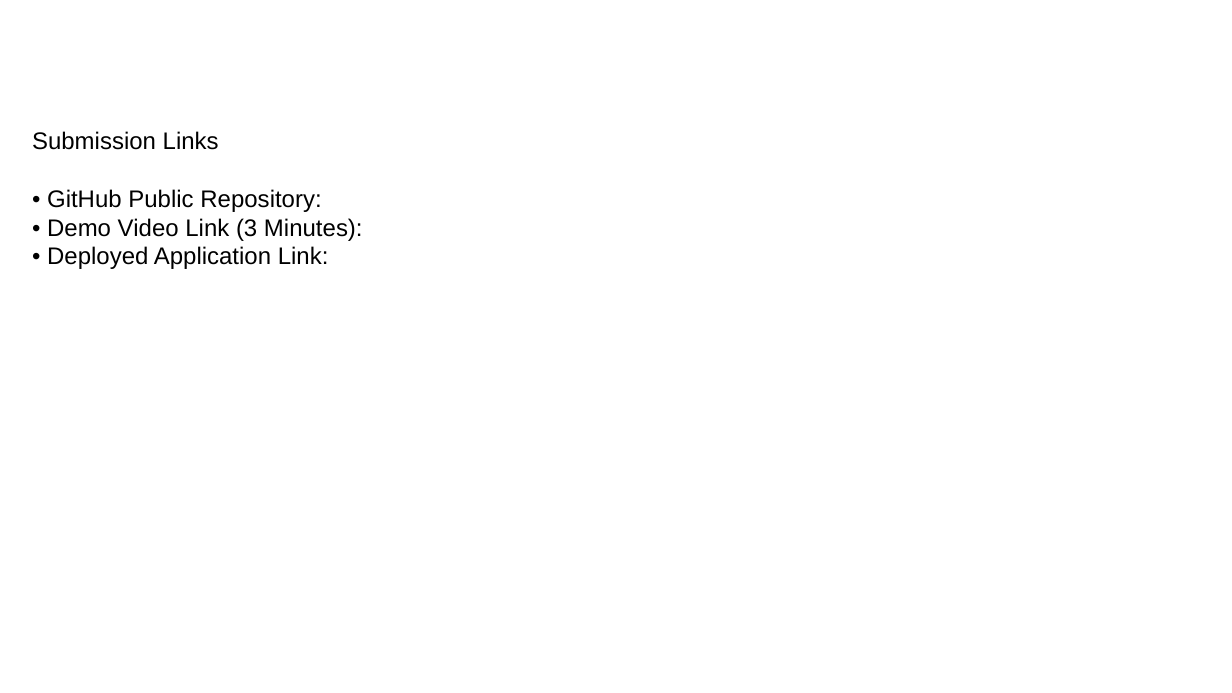
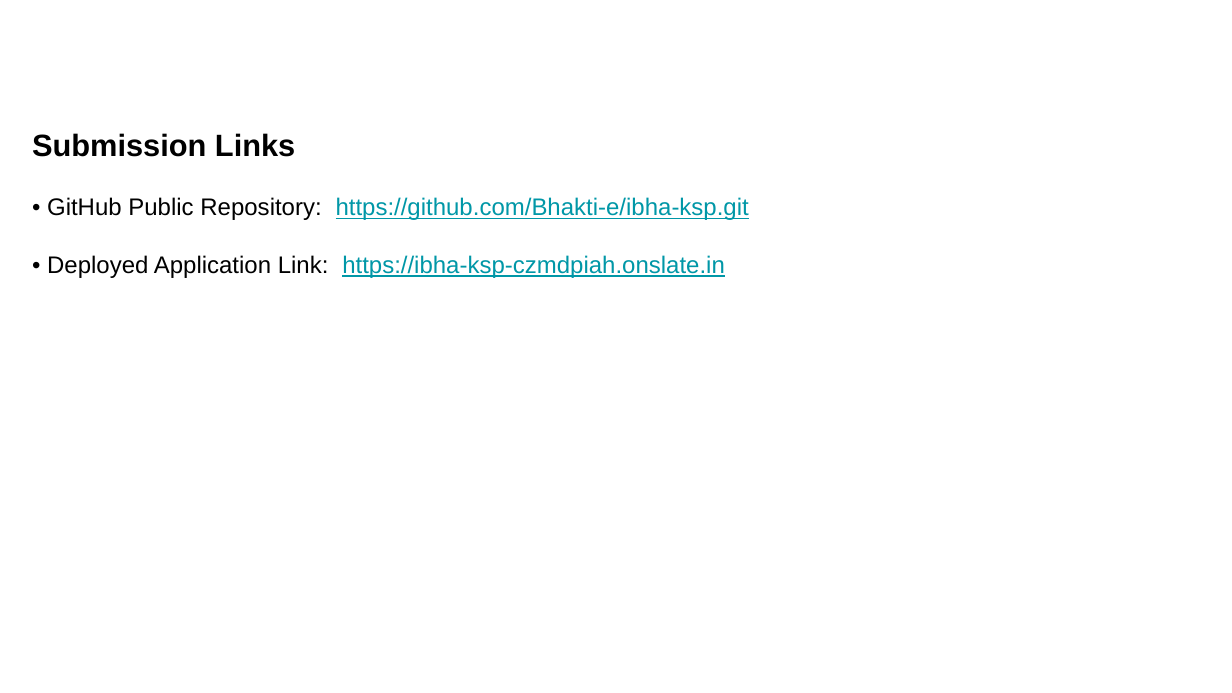
Before and after one commit to Bhakti-e/ibha-ksp, a slide deck: slide 12 of Ibha_KSP_Prototype_Submission.pptx (slide 13 before the commit). Drawn at 1232x693 pixels with LibreOffice and Linux fonts; fonts in the diff are those of the drawing; background and template pictures are left out. Boxes give left, top, right and bottom in pixels: in the first picture for what was removed or moved away, otherwise in the second. Text is boxed around its words. In the diff, an @@ line names an element or a change of style, - is before the commit and + after.

```diff
--- a/Ibha_KSP_Prototype_Submission.pptx
+++ b/Ibha_KSP_Prototype_Submission.pptx
@@ text at (x1=32, y1=133, x2=295, y2=157): size 14 to 18 pt, bold on in "Submission Links" @@
@@ text at (x1=47, y1=197, x2=749, y2=278): text changed; text colour #000000 to #0097A7 @@
-• GitHub Public Repository:
-• Demo Video Link (3 Minutes):
-• Deployed Application Link:
+• GitHub Public Repository: https://github.com/Bhakti-e/ibha-ksp.git
+• Deployed Application Link: https://ibha-ksp-czmdpiah.onslate.in
```
Also in this commit, not shown: 10 other slides changed, 3 slides removed, 5 other files.
